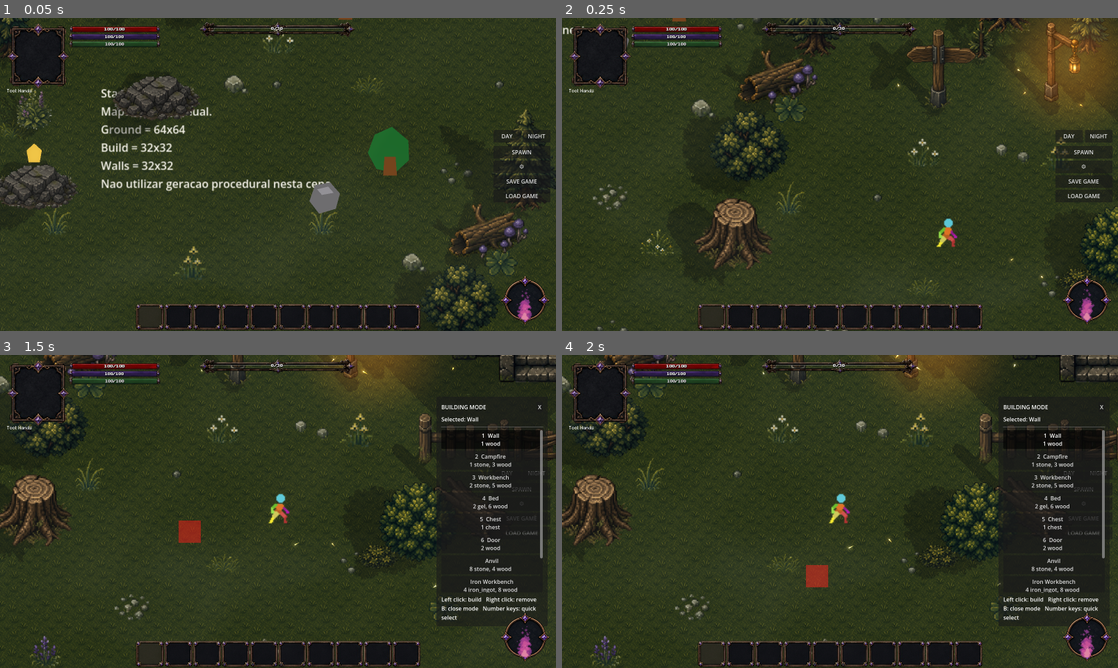
Above: before the commit, frames 1-4 (two rows, left to right).
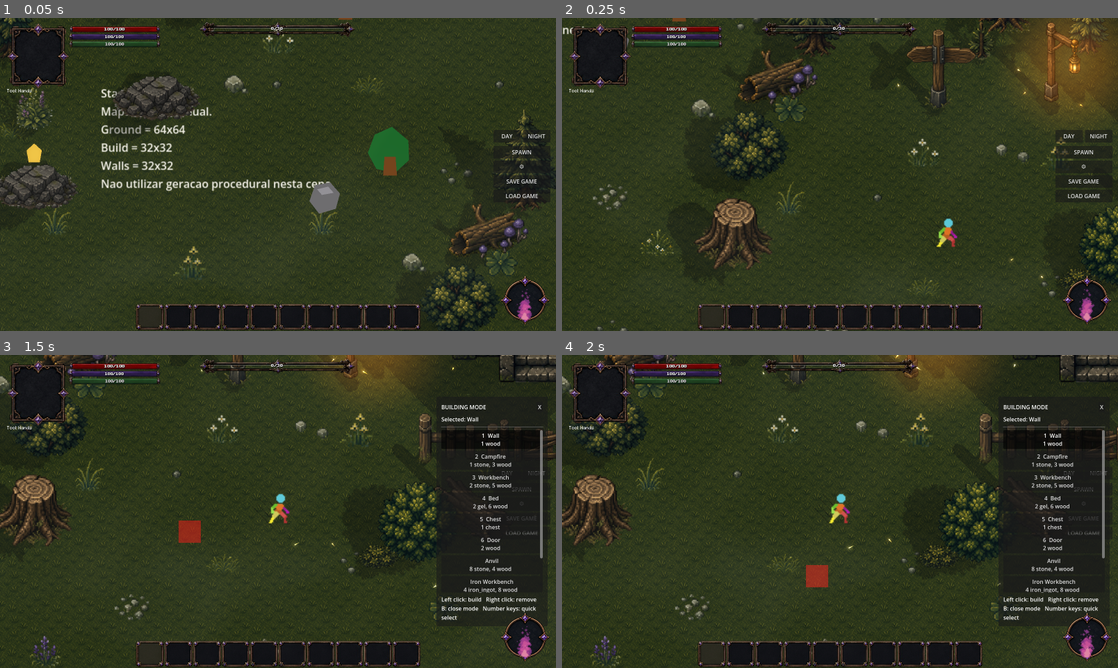
Above: after the commit, the same moments.

Repository: ramonsamagaio/Oathwake-Main
Game: Godot game, scene res://scenes/game/Game.tscn
Two runs of this game, one before a commit and one after it. Both use one fixed random seed, a clock stepped at 60 frames per second and the inputs below. This scene is started directly instead of the project's main scene.
Inputs (mouse positions are in pixels of both pictures, inside the frame that each line leads up to):
- Up to frame 1 (0.05 s): no input
- Up to frame 2 (0.25 s): no input
- Up to frame 3 (1.5 s): tap Enter at 0.5 s; move the mouse to (400, 495) at 0.52 s; hold D 0.53-1.25 s; tap B at 0.6 s; click (400, 495) at 0.67 s; tap Space at 0.77 s; drag from (166, 527) to (250, 574) at 1.27 s
- Up to frame 4 (2 s): no input

The runs differ from the first frame. In frame 1, 0.4% of the frame differs, in the area x 0-99%, y 0-100%; in frame 2, 0.3%; in frame 3, 0.4%; in frame 4, 0.4%.

Commit message:
Create the projected shadow compositor before runtime actors

Diff:
--- a/scenes/game/Game.tscn
+++ b/scenes/game/Game.tscn
@@ -24,11 +24,15 @@
 [ext_resource type="Script" path="res://scripts/ui/DisplayShortcut.gd" id="22_display_shortcut"]
 [ext_resource type="Script" path="res://scripts/ui/DayNightDebugControls.gd" id="23_day_night_debug"]
 [ext_resource type="Script" path="res://scripts/effects/LocalLightShadowDirector.gd" id="24_local_shadow_director"]
+[ext_resource type="Script" path="res://scripts/effects/ProjectedShadowGroup.gd" id="25_projected_shadow_group"]
 
 [node name="Game" type="Node2D" unique_id=2133599417]
 script = ExtResource("1_game_script")
 
 [node name="WorldTint" type="CanvasModulate" parent="." unique_id=1359142384]
+
+[node name="ProjectedShadowGroup" type="CanvasGroup" parent="."]
+script = ExtResource("25_projected_shadow_group")
 
 [node name="CurrentMapRoot" type="Node2D" parent="." unique_id=1084848041]
 
